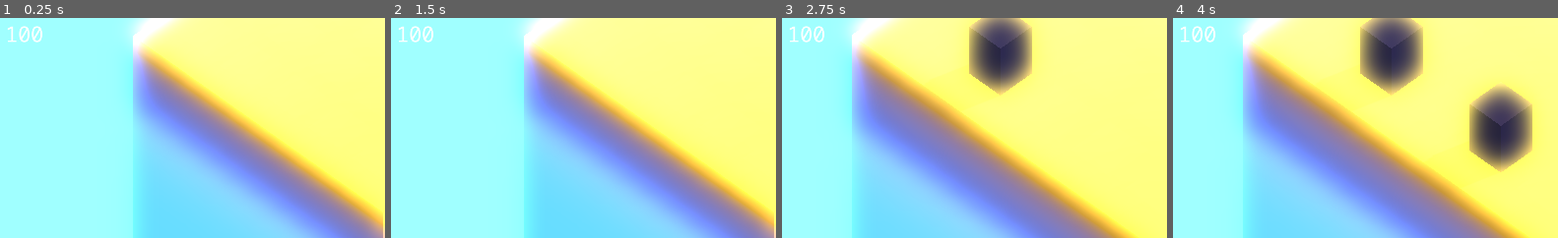
Above: before the commit, frames 1-4 (left to right).
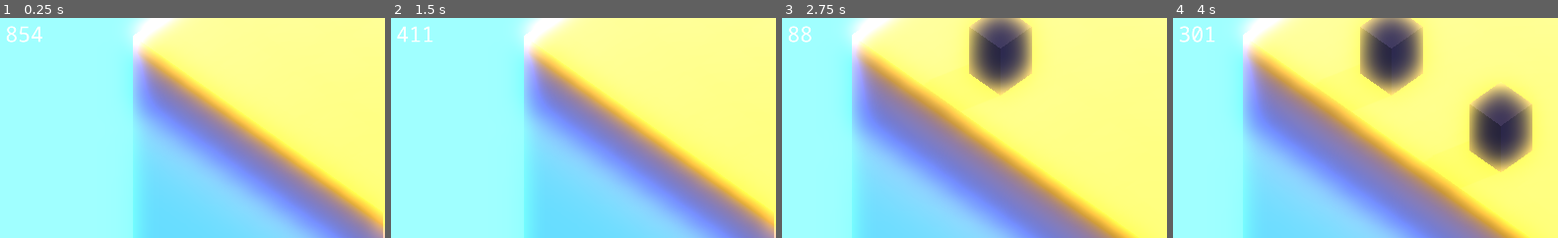
Above: after the commit, the same moments.

Repository: maroun-baydoun/will-it-scale
Game: Godot game, scene res://scenes/main.tscn
Two runs of this game, one before a commit and one after it. Both use one fixed random seed, a clock stepped at 60 frames per second and the inputs below.
Inputs (mouse positions are % of the whole screen's width and height, from its top left):
- Up to frame 1 (0.25 s): no input
- Up to frame 2 (1.5 s): tap Enter at 0.5 s; move the mouse to (72, 45) at 0.52 s; hold Mouse wheel up (zoom_in) 0.53-1.28 s; click (72, 45) at 0.67 s; tap Space at 1.25 s; move the mouse to (30, 55) at 1.27 s; tap Mouse wheel down (zoom_out) at 1.35 s; click (30, 55) at 1.42 s
- Up to frame 3 (2.75 s): move the mouse to (60, 28) at 2.02 s; hold Mouse wheel up (zoom_in) from 2.03 s (still down); click (60, 28) at 2.17 s
- Up to frame 4 (4 s): tap Enter at 2.75 s; move the mouse to (45, 70) at 2.77 s; release Mouse wheel up (zoom_in) at 2.78 s; tap Mouse wheel down (zoom_out) at 2.85 s; click (45, 70) at 2.92 s; move the mouse to (81, 65) at 3.52 s; hold Mouse wheel up (zoom_in) from 3.53 s (still down); click (81, 65) at 3.67 s
The pictures show only the part of the screen within x 0-50%, y 45-95%; the shares and areas given below are measured in that part.

The runs differ from the first frame. In frame 1, 0.3% of the frame differs, in the area x 1-11%, y 3-12%; in frame 2, 0.3%; in frame 3, 0.3%; in frame 4, 0.2%.

Commit message:
Generate a random load over time

Diff:
--- a/gui/statistics-panel.tscn
+++ b/gui/statistics-panel.tscn
@@ -48,6 +48,7 @@
 shortcut_keys_enabled = false
 
 [node name="CurrentFundsLabel" type="Label" parent="MarginContainer/VBoxContainer/VBoxContainer3"]
+unique_name_in_owner = true
 layout_mode = 2
 theme_override_fonts/font = ExtResource("1_yb4qv")
 theme_override_font_sizes/font_size = 52
@@ -74,6 +75,7 @@
 shortcut_keys_enabled = false
 
 [node name="TotalComputingPowerLabel" type="Label" parent="MarginContainer/VBoxContainer/VBoxContainer"]
+unique_name_in_owner = true
 layout_mode = 2
 theme_override_fonts/font = ExtResource("1_yb4qv")
 theme_override_font_sizes/font_size = 52
@@ -99,6 +101,7 @@
 shortcut_keys_enabled = false
 
 [node name="CurrentLoadLabel" type="Label" parent="MarginContainer/VBoxContainer/VBoxContainer2"]
+unique_name_in_owner = true
 layout_mode = 2
 theme_override_fonts/font = ExtResource("1_yb4qv")
 theme_override_font_sizes/font_size = 52
--- a/scenes/main.tscn
+++ b/scenes/main.tscn
@@ -1,12 +1,13 @@
-[gd_scene load_steps=16 format=3 uid="uid://bmrweoufl1pbi"]
+[gd_scene load_steps=17 format=3 uid="uid://bmrweoufl1pbi"]
 
 [ext_resource type="Script" path="res://scripts/main.gd" id="1_nvayq"]
 [ext_resource type="PackedScene" uid="uid://cqi6wbtu3vlap" path="res://scenes/server-container.tscn" id="2_n07kn"]
 [ext_resource type="Script" path="res://scripts/camera-controller.gd" id="3_i8ue0"]
 [ext_resource type="PackedScene" uid="uid://bmci4bg3dbcar" path="res://gui/statistics-panel.tscn" id="3_ph4uk"]
-[ext_resource type="Script" path="res://scripts/finance-manager.gd" id="4_223wg"]
 [ext_resource type="PackedScene" uid="uid://burvuv1q1oe1t" path="res://gui/date-time-display.tscn" id="6_bcuad"]
-[ext_resource type="Script" path="res://scripts/date-time-manager.gd" id="7_3cje0"]
+[ext_resource type="Script" path="res://scripts/managers/finance-manager.gd" id="6_k0lmj"]
+[ext_resource type="Script" path="res://scripts/managers/date-time-manager.gd" id="7_qrmsp"]
+[ext_resource type="Script" path="res://scripts/managers/traffic-manager.gd" id="8_ygmq4"]
 
 [sub_resource type="ProceduralSkyMaterial" id="ProceduralSkyMaterial_46v2u"]
 sky_horizon_color = Color(0.64625, 0.65575, 0.67075, 1)
@@ -85,6 +86,7 @@
 shape = SubResource("ConcavePolygonShape3D_tpmab")
 
 [node name="ServerContainer" parent="Floor" instance=ExtResource("2_n07kn")]
+unique_name_in_owner = true
 
 [node name="MeshInstance3D" type="MeshInstance3D" parent="Floor"]
 transform = Transform3D(1, 0, 0, 0, 1, 0, 0, 0, 1, 0, -5.0061, 0)
@@ -113,16 +115,21 @@
 [node name="CanvasLayer" type="CanvasLayer" parent="."]
 
 [node name="StatisticsPanel" parent="CanvasLayer" instance=ExtResource("3_ph4uk")]
+unique_name_in_owner = true
 
 [node name="DateTimeDisplay" parent="CanvasLayer" instance=ExtResource("6_bcuad")]
+unique_name_in_owner = true
 
 [node name="FinanceManager" type="Node" parent="."]
-script = ExtResource("4_223wg")
+script = ExtResource("6_k0lmj")
 
 [node name="DateTimeManager" type="Node" parent="."]
-script = ExtResource("7_3cje0")
+script = ExtResource("7_qrmsp")
 
 [node name="GlobalTimer" type="Timer" parent="DateTimeManager"]
+
+[node name="TrafficManager" type="Node" parent="."]
+script = ExtResource("8_ygmq4")
 
 [connection signal="computing_power_updated" from="Floor/ServerContainer" to="." method="_on_server_container_computing_power_updated"]
 [connection signal="ticked" from="DateTimeManager" to="." method="_on_date_time_manager_ticked"]
--- a/scripts/main.gd
+++ b/scripts/main.gd
@@ -1,15 +1,16 @@
 extends Node3D
 
 @onready var floor = $Floor
-@onready var server_container: ServerContiner = $Floor/ServerContainer
+@onready var server_container: ServerContiner = %ServerContainer
 
 @onready var server_scene: PackedScene = load("res://scenes/server.tscn")
 @onready var grid_cell_scene: PackedScene = load("res://scenes/grid-cell.tscn")
 
 @onready var date_time_manager: DateTimeManager = $DateTimeManager
-@onready var statistics_panel: StatisticsPanel = $CanvasLayer/StatisticsPanel
-@onready var date_time_display: DateTimeDisplay = $CanvasLayer/DateTimeDisplay
+@onready var statistics_panel: StatisticsPanel = %StatisticsPanel
+@onready var date_time_display: DateTimeDisplay = %DateTimeDisplay
 @onready var finance_manager: FinanceManager = $FinanceManager
+@onready var traffic_manager := $TrafficManager
 
 
 var sessions: int
@@ -74,3 +75,5 @@
 
 func _on_date_time_manager_ticked(date_time: Dictionary) -> void:
 	date_time_display.current_date_time = date_time
+	traffic_manager.generate_traffic()
+	statistics_panel.current_load = traffic_manager.current_load
--- /dev/null
+++ b/scripts/managers/traffic-manager.gd
@@ -0,0 +1,12 @@
+extends Node
+class_name TrafficManager
+
+var random_number_generator := RandomNumberGenerator.new()
+
+var current_sessions :=0
+var current_load := 0.0
+var session_computing_cost := 1.0
+
+func generate_traffic() -> void:
+	current_sessions = random_number_generator.randi_range(10, 1000)
+	current_load = current_sessions * session_computing_cost
--- a/scripts/statistics-panel.gd
+++ b/scripts/statistics-panel.gd
@@ -1,9 +1,9 @@
 extends Control
 class_name StatisticsPanel
 
-@onready var current_funds_label:Label =  $MarginContainer/VBoxContainer/VBoxContainer3/CurrentFundsLabel
-@onready var total_computing_power_label:Label =  $MarginContainer/VBoxContainer/VBoxContainer/TotalComputingPowerLabel
-@onready var current_load_label: Label = $MarginContainer/VBoxContainer/VBoxContainer2/CurrentLoadLabel
+@onready var current_funds_label:Label =  %CurrentFundsLabel
+@onready var total_computing_power_label:Label =  %TotalComputingPowerLabel
+@onready var current_load_label: Label = %CurrentLoadLabel
 
 
 var current_funds:float:
Renamed: scripts/date-time-manager.gd -> scripts/managers/date-time-manager.gd
Renamed: scripts/finance-manager.gd -> scripts/managers/finance-manager.gd
